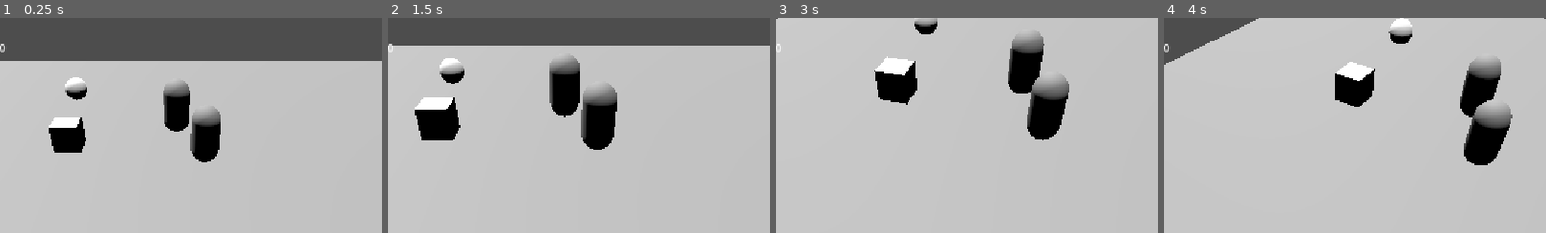
Above: before the commit, frames 1-4 (left to right).
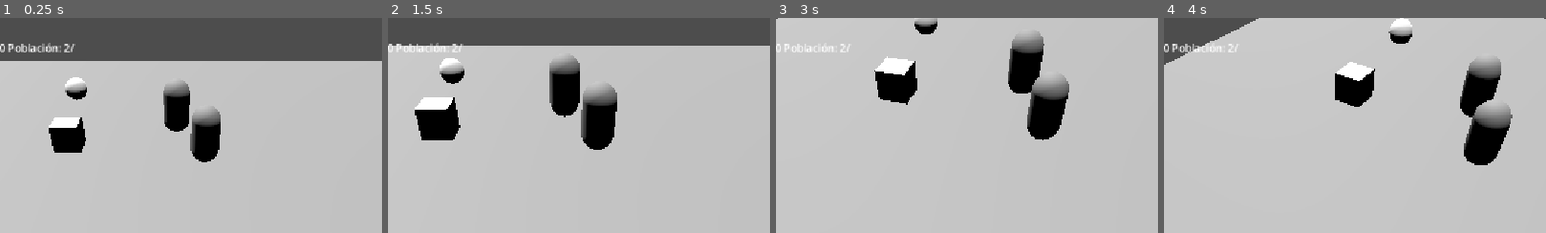
Above: after the commit, the same moments.

Repository: GonzaloDP/Proto-team-2
Game: Godot game, scene res://Escenas/Level.tscn
Same seed, same stepped clock (60 frames per second), same inputs: the game is played once before the commit and once after it.
Inputs (mouse positions are % of the whole screen's width and height, from its top left):
- Up to frame 1 (0.25 s): no input
- Up to frame 2 (1.5 s): tap Enter at 0.5 s; move the mouse to (72, 45) at 0.52 s; tap Mouse wheel up (camara_zoom_in) at 0.6 s; click (72, 45) at 0.67 s; move the mouse to (30, 55) at 1.27 s; tap Mouse wheel down (camara_zoom_out) at 1.35 s; click (30, 55) at 1.42 s
- Up to frame 3 (3 s): move the mouse to (60, 28) at 2.02 s; hold Middle mouse button (rotar) 2.03-2.78 s; click (60, 28) at 2.17 s; tap Space at 2.75 s; move the mouse to (45, 70) at 2.77 s; tap Mouse wheel up (camara_zoom_in) at 2.85 s; click (45, 70) at 2.92 s
- Up to frame 4 (4 s): move the mouse to (80, 65) at 3.52 s; tap Mouse wheel down (camara_zoom_out) at 3.6 s; click (80, 65) at 3.67 s
The pictures show only the part of the screen within x 27-77%, y 0-50%; the shares and areas given below are measured in that part.

The runs differ from the first frame. In frame 1, 0.5% of the frame differs, in the area x 2-20%, y 11-16%; in frame 2, 0.3%; in frame 3, 0.2%; in frame 4, 0.3%.
Error after the commit: Attempt to call function 'mostrar' in base 'null instance' on a null instance. (res://Scripts/level.gd:11)

Commit message:
Cambios dentro del level.gd

Diff:
--- /dev/null
+++ b/proto-team-2/Escenas/Edificio.tscn
@@ -0,0 +1,6 @@
+[gd_scene format=3 uid="uid://c5h84wufomsqq"]
+
+[ext_resource type="Script" uid="uid://bo534urxth581" path="res://Scripts/edificio.gd" id="1_wmytc"]
+
+[node name="Edificio" type="Node3D" unique_id=2011706106]
+script = ExtResource("1_wmytc")
--- /dev/null
+++ b/proto-team-2/Escenas/Edificio_Vivienda.tscn
@@ -0,0 +1,20 @@
+[gd_scene format=3 uid="uid://v2ybtmtvlw2y"]
+
+[ext_resource type="Script" uid="uid://dmu7pc0py18yi" path="res://Scripts/edificio_vivienda.gd" id="1_js4tm"]
+
+[sub_resource type="BoxShape3D" id="BoxShape3D_austa"]
+
+[sub_resource type="StandardMaterial3D" id="StandardMaterial3D_n4n7x"]
+albedo_color = Color(0.15294118, 0.7647059, 0.23137255, 1)
+
+[sub_resource type="BoxMesh" id="BoxMesh_1icel"]
+material = SubResource("StandardMaterial3D_n4n7x")
+
+[node name="EdificioVivienda" type="StaticBody3D" unique_id=1453816375]
+script = ExtResource("1_js4tm")
+
+[node name="CollisionShape3D" type="CollisionShape3D" parent="." unique_id=1930400955]
+shape = SubResource("BoxShape3D_austa")
+
+[node name="MeshInstance3D" type="MeshInstance3D" parent="." unique_id=349983790]
+mesh = SubResource("BoxMesh_1icel")
--- a/proto-team-2/Escenas/Level.tscn
+++ b/proto-team-2/Escenas/Level.tscn
@@ -73,6 +73,9 @@
 [node name="LabelComida" type="Label" parent="UI/InventarioUI/HBoxContainer" unique_id=874767175]
 layout_mode = 2
 
+[node name="LabelPoblación" type="Label" parent="UI/InventarioUI/HBoxContainer" unique_id=566696229]
+layout_mode = 2
+
 [node name="MouseInteraction" type="Node" parent="." unique_id=1411286151]
 script = ExtResource("7_418oe")
 
--- /dev/null
+++ b/proto-team-2/Scripts/edificio.gd
@@ -0,0 +1,5 @@
+extends Node3D
+class_name Edificio
+
+@export var nombre_edificio: String = "Edificio"
+@export var tipo_edificio: String = "General"
--- /dev/null
+++ b/proto-team-2/Scripts/edificio_vivienda.gd
@@ -0,0 +1,7 @@
+extends Edificio
+
+func _ready() -> void:
+	pass
+
+func _process(delta: float) -> void:
+	pass
--- a/proto-team-2/Scripts/inventario_ui.gd
+++ b/proto-team-2/Scripts/inventario_ui.gd
@@ -1,11 +1,13 @@
 extends Control
 
 @onready var inventario: Inventario = get_tree().current_scene.get_node("Inventario")
+@onready var unidad_maxima: int
 
 @onready var madera_label = $HBoxContainer/LabelMadera
 @onready var piedra_label = $HBoxContainer/LabelPiedra
 @onready var metal_label = $HBoxContainer/LabelMetal
 @onready var comida_label = $HBoxContainer/LabelComida
+@onready var poblacion_label = $"HBoxContainer/LabelPoblación"
 
 func _ready() -> void:
 	inventario.inventario_actualizado.connect(actualizar_ui)
@@ -16,3 +18,4 @@
 	piedra_label.text = "Piedra: " + str(inventario.get_recurso(Recurso.Tipo_Recurso.PIEDRA))
 	metal_label.text = "Metal: " + str(inventario.get_recurso(Recurso.Tipo_Recurso.METAL))
 	comida_label.text = "Comida: " + str(inventario.get_recurso(Recurso.Tipo_Recurso.COMIDA))
+	poblacion_label.text = "Población: " + str("2/ " )
--- a/proto-team-2/Scripts/level.gd
+++ b/proto-team-2/Scripts/level.gd
@@ -2,9 +2,24 @@
 #Este script es solo para hacer unas validaciones, luego se puede borrar
 
 @onready var tooltip = $UI/Tooltip
+@onready var cantidad_maxima_unidades: int
+
+var unidades_actuales: int = 0
+var limite_unidades: int = 10
 
 func _ready() -> void:
 	tooltip.mostrar("Madera ", 25)
+	cantidad_maxima_unidades = 5
 
 func _process(delta: float) -> void:
 	pass
+
+func puede_crear_unidad() -> bool:
+	return unidades_actuales < limite_unidades
+
+func agregar_unidad():
+	if puede_crear_unidad():
+		unidades_actuales += 1
+
+func aumentar_limite(cantidad: int):
+	limite_unidades += cantidad
--- a/proto-team-2/project.godot
+++ b/proto-team-2/project.godot
@@ -14,6 +14,10 @@
 run/main_scene="uid://cixgyllywifb2"
 config/features=PackedStringArray("4.7", "Forward Plus")
 config/icon="res://icon.svg"
+
+[autoload]
+
+Level="*uid://b71kbg0awqct5"
 
 [display]
 
Not shown, added: proto-team-2/Scripts/edificio.gd.uid
Not shown, added: proto-team-2/Scripts/edificio_vivienda.gd.uid
